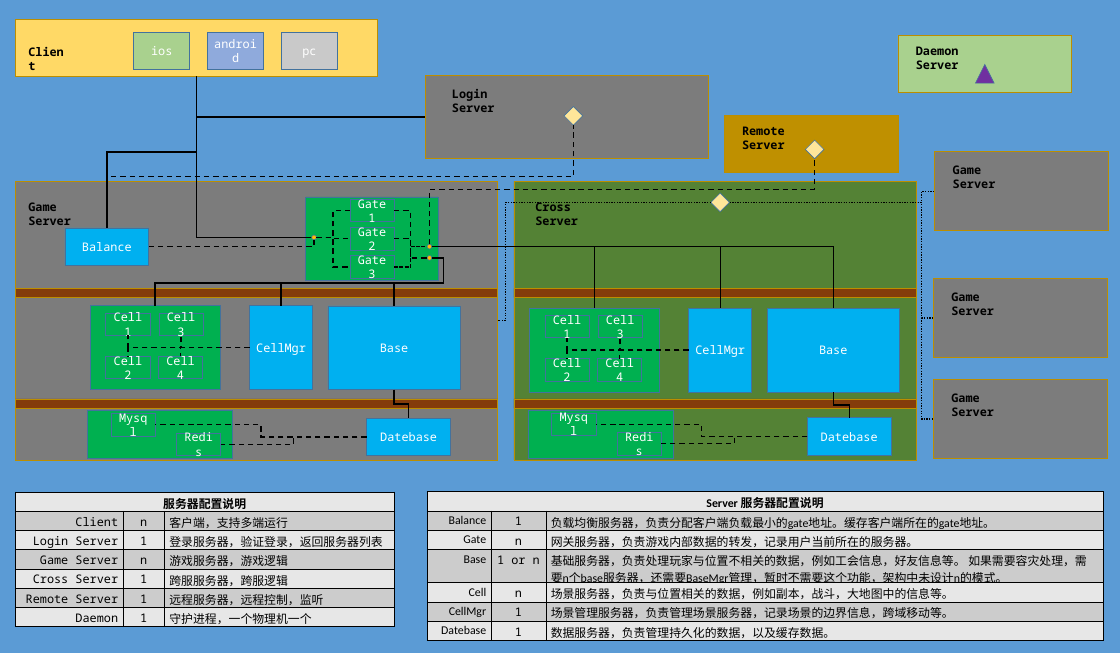
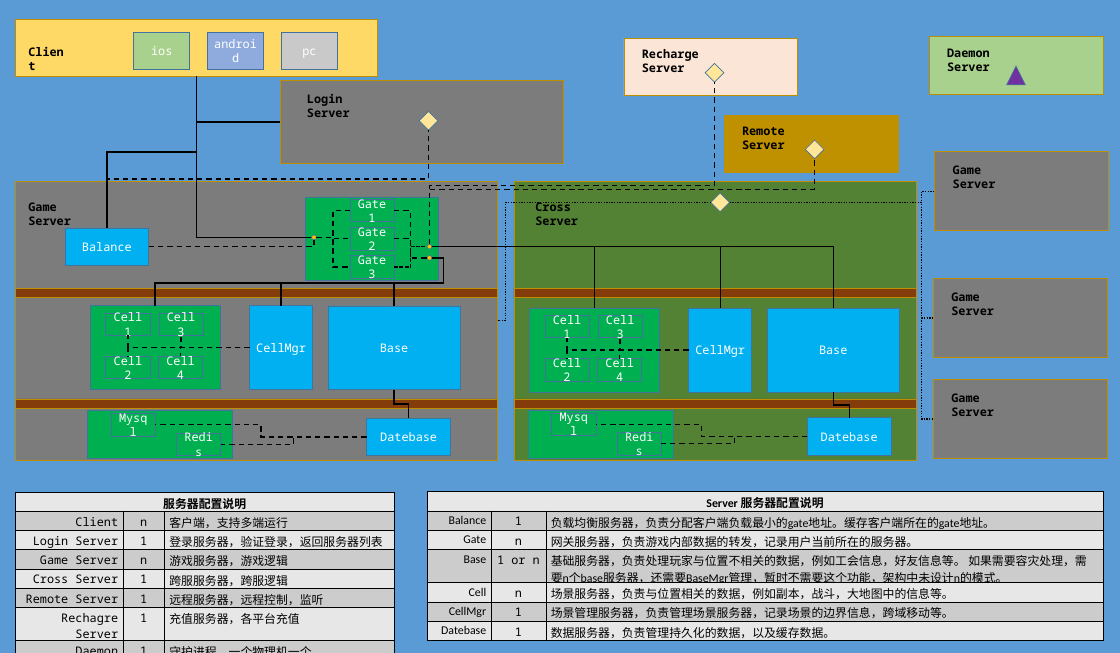
Before and after one commit to stanleyguo0207/typhoon_zero, a slide deck: slide 1 of doc/framework.pptx. Drawn at 1120x653 pixels with LibreOffice and Linux fonts; fonts in the diff are those of the drawing. Boxes give left, top, right and bottom in pixels: in the first picture for what was removed or moved away, otherwise in the second. Text is boxed around its words. In the diff, an @@ line names an element or a change of style, - is before the commit and + after.

```diff
--- a/doc/framework.pptx
+++ b/doc/framework.pptx
@@ rectangle added at <box>624,38,798,96</box>, fill #FBE5D6, outline #BD8E00 1 pt @@
@@ text added at <box>642,49,699,72</box>, 18 pt, text #000000, bold @@
+Recharge Server
@@ 1 text, 1 triangle, 1 rectangle: place and size @@
-1 text, 1 triangle, 1 rectangle at <box>898,35,1072,92</box>
+1 text, 1 triangle, 1 rectangle at <box>929,37,1103,94</box>
@@ elbow line moved from (196, 76) - (426, 117) to (196, 76) - (281, 122) @@
@@ elbow line added from (430, 244) to (715, 82), #000000 2 pt dashed @@
@@ diamond added at <box>705,64,724,82</box>, fill #FFE699, outline #43739E 1 pt @@
@@ 1 text, 1 rectangle, 1 diamond: place and size @@
-1 text, 1 rectangle, 1 diamond at <box>426,75,708,159</box>
+1 text, 1 rectangle, 1 diamond at <box>281,80,563,164</box>
@@ elbow line moved from (107, 228) - (573, 125) to (107, 228) - (429, 130) @@
@@ table at <box>15,492,394,646</box> @@
+row 7: Rechagre Server | 1 | 充值服务器，各平台充值
```
Also in this commit, not shown: 2 other files.
